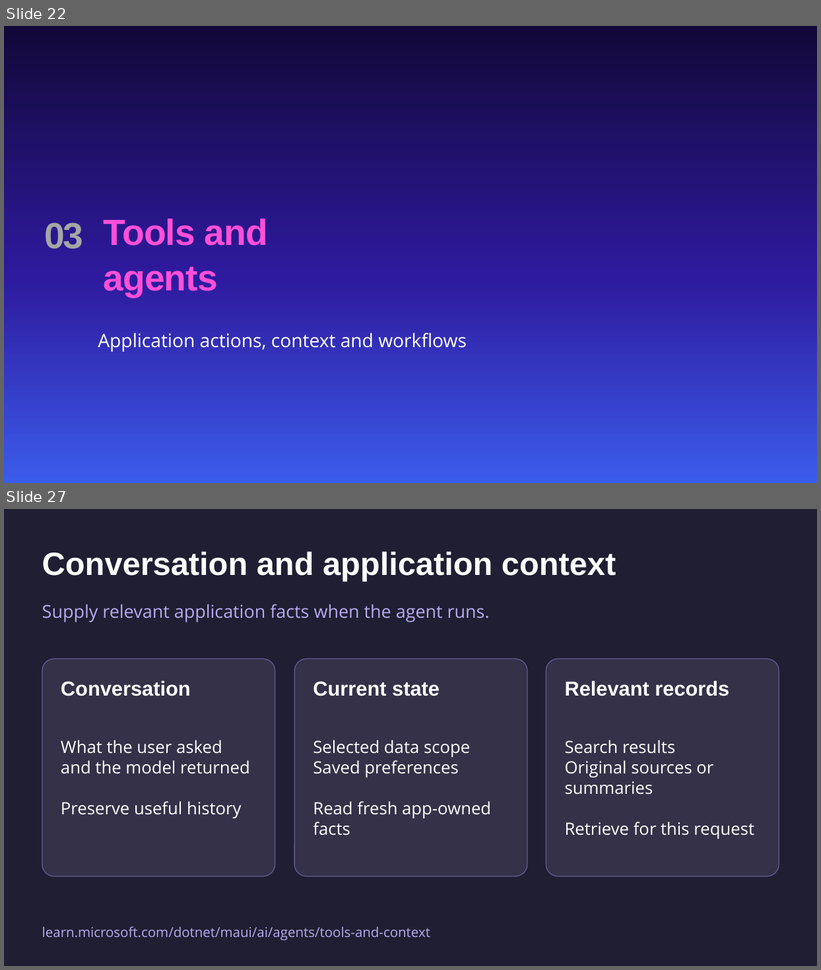
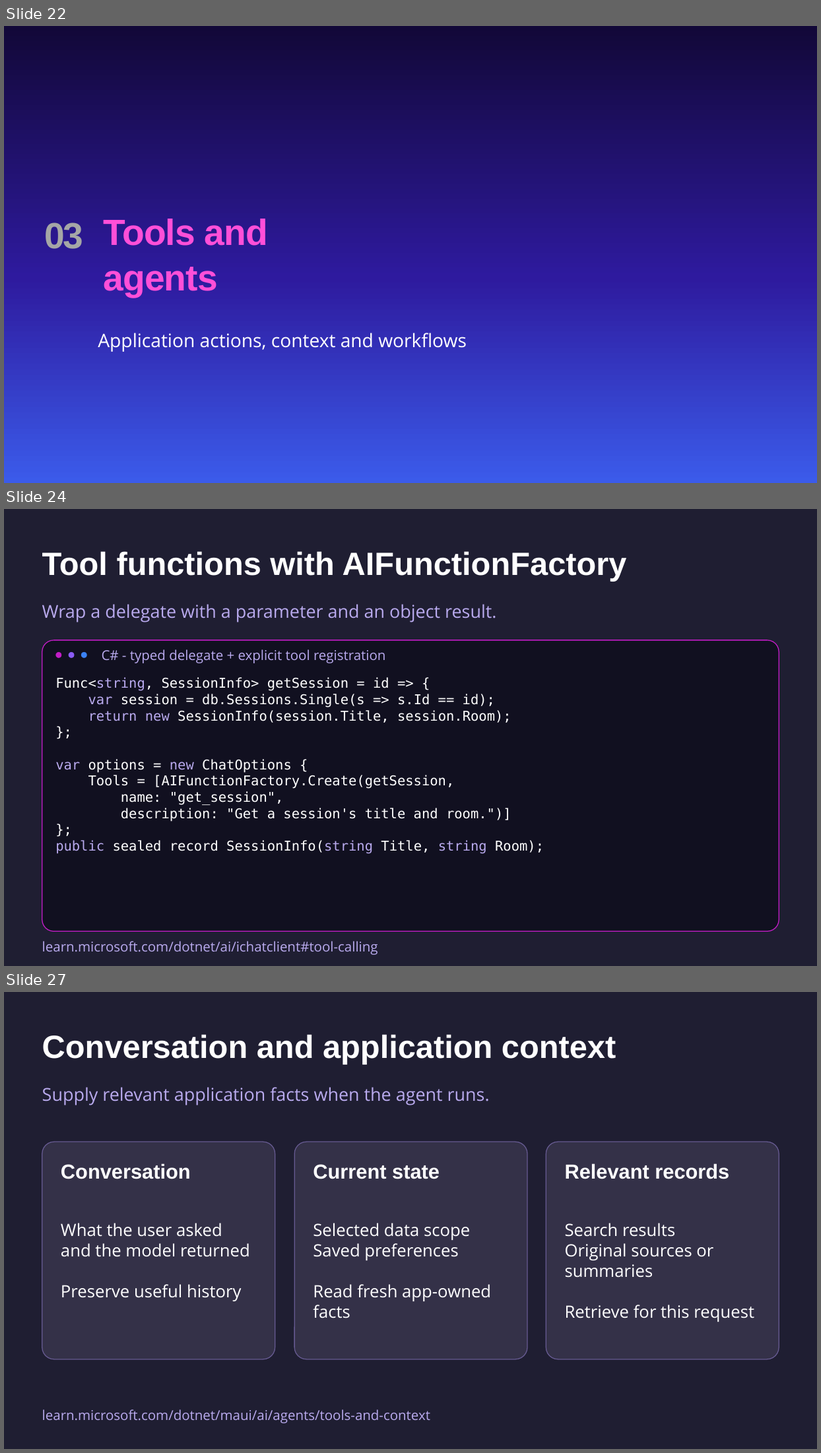
Before and after one commit to mattleibow/dotnetconf2026, a slide deck: slides.pptx. Shown one above the other, each under a label of ours: slides 22 and 27 before the commit, slides 22, 24 and 27 after it; the slides between them are not shown. The pictures are 821x970 and 821x1453 pixels, drawn with LibreOffice and Linux fonts; fonts in the diff are those of the drawing; background and template pictures are left out. Boxes give left, top, right and bottom in pixels: in the first picture for what was removed or moved away, otherwise in the second. Text is boxed around its words. In the diff, an @@ line names an element or a change of style, - is before the commit and + after.

```diff
--- a/slides.pptx
+++ b/slides.pptx
@@ slide 24 added at <box>4,509,817,966</box>, background #1F1E32 @@
@@ text added at <box>42,551,627,581</box>, 38 pt, text #FFFFFF, bold @@
+Tool functions with AIFunctionFactory
@@ text added at <box>42,604,496,623</box>, 21 pt, text #B9AAEE @@
+Wrap a delegate with a parameter and an object result.
@@ rounded rectangle added at <box>42,640,779,931</box>, fill #111020, outline #512BD4 1 pt @@
@@ ellipse added at <box>56,652,62,658</box>, fill #C21DC6 @@
@@ ellipse added at <box>69,652,75,658</box>, fill #8B5CF6 @@
@@ ellipse added at <box>81,652,87,658</box>, fill #3B82F6 @@
@@ text added at <box>102,650,385,663</box>, 16 pt, text #B9AAEE @@
+C# - typed delegate + explicit tool registration
@@ text added at <box>55,677,544,854</box>, 16 pt, text #FFFFFF @@
+Func<string, SessionInfo> getSession = id => {
+var session = db.Sessions.Single(s => s.Id == id);
+return new SessionInfo(session.Title, session.Room);
+};
+var options = new ChatOptions {
+Tools = [AIFunctionFactory.Create(getSession,
+name: "get_session",
+description: "Get a session's title and room.")]
+};
+public sealed record SessionInfo(string Title, string Room);
@@ text added at <box>42,941,378,955</box>, 16 pt, text #B9AAEE @@
+learn.microsoft.com/dotnet/ai/ichatclient#tool-calling
```
Also in this commit, not shown: 9 slides changed, 1 slide removed.
